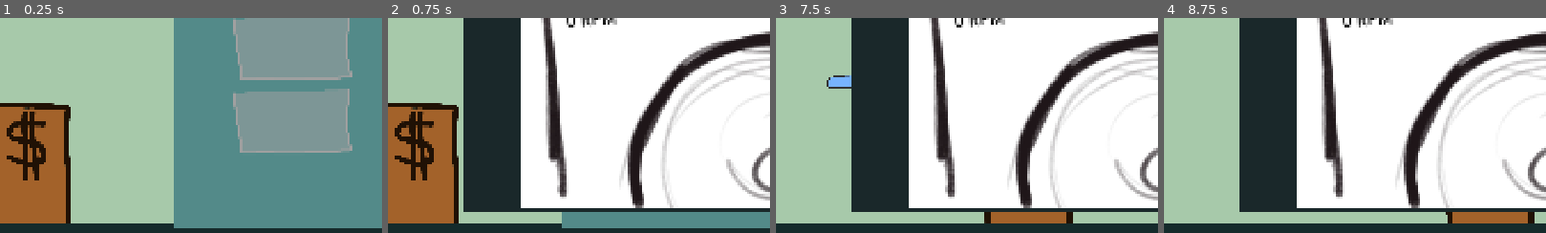
Above: before the commit, frames 1-4 (left to right).
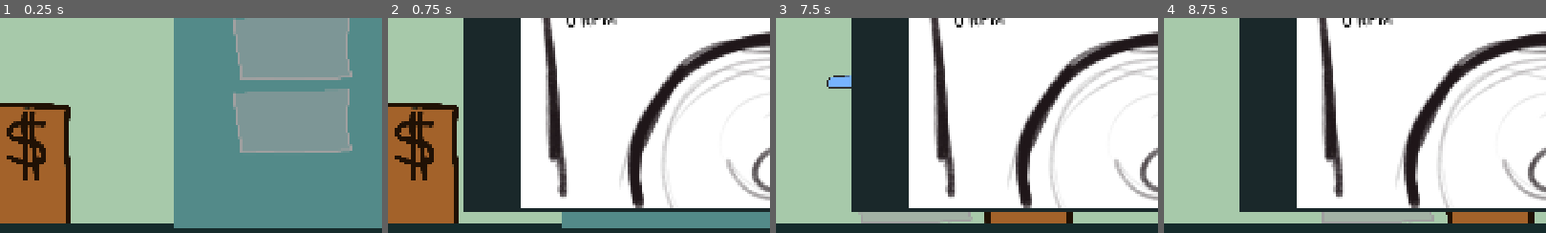
Above: after the commit, the same moments.

Repository: Scalamando/unslopping-machine
Game: Godot game, scene res://scenes/main.tscn
The game is run twice, just before and just after one commit, with the same random seed, the same clock (stepped at 60 frames per second) and the same inputs.
Inputs (mouse positions are % of the whole screen's width and height, from its top left):
- Up to frame 1 (0.25 s): no input
- Up to frame 2 (0.75 s): tap Enter at 0.5 s; drag from (69, 70) to (4, 78) at 0.52 s
- Up to frame 3 (7.5 s): click (24, 36) at 1.25 s; click (28, 36) at 2 s; click (32, 35) at 2.75 s; click (56, 38) at 3.5 s; click "S T A R T" at 4.25 s; tap Space at 5, 6.5 s; drag from (85, 70) to (4, 78) at 5.02 s; tap Enter at 5.75, 7.25 s; move the mouse to (60, 28) at 5.77 s; hold E (move_right_room) 5.78-6.5 s; click (60, 28) at 5.85 s; drag from (45, 70) to (69, 80) at 6.52 s; move the mouse to (80, 65) at 7.27 s; hold Q (move_left_room) from 7.28 s (still down); click (80, 65) at 7.35 s
- Up to frame 4 (8.75 s): release Q (move_left_room) at 8 s; drag from (20, 65) to (77, 57) at 8.02 s
The pictures show only the part of the screen within x 0-50%, y 50-100%; the shares and areas given below are measured in that part.

The runs differ from the first frame. In frame 3, 0.3% of the frame differs, in the area x 21-52%, y 90-96%; in frame 4, 0.3%, in the area x 41-71%, y 90-96%.

Commit message:
restructure main scene; add finished laundry basket

Diff:
--- a/scenes/main.tscn
+++ b/scenes/main.tscn
@@ -1,9 +1,8 @@
 [gd_scene format=3 uid="uid://dvo3ir3el2j44"]
 
-[ext_resource type="PackedScene" uid="uid://dwucql2syuxls" path="res://scenes/wasching_room.tscn" id="1_0wfyh"]
 [ext_resource type="PackedScene" uid="uid://fsgyhkw1fcjg" path="res://ui/main_ui.tscn" id="1_o5qli"]
 [ext_resource type="Script" uid="uid://bedr0dcnjakxq" path="res://scenes/main.gd" id="1_tbgi4"]
-[ext_resource type="PackedScene" uid="uid://wjafvpjq5ntv" path="res://scenes/reception.tscn" id="2_sugp2"]
+[ext_resource type="PackedScene" uid="uid://dnhqo1hwn6jpe" path="res://scenes/tresen.tscn" id="2_eb6dy"]
 [ext_resource type="Script" uid="uid://dmbn5b0p26ns5" path="res://scenes/camera_controller.gd" id="3_jyhfs"]
 [ext_resource type="PackedScene" uid="uid://b5f15rlxpihuc" path="res://entities/basket.tscn" id="5_ya4ey"]
 [ext_resource type="PackedScene" uid="uid://v0gnwt1i2wge" path="res://entities/washing_machine.tscn" id="6_tefeu"]
@@ -30,23 +29,89 @@
 [node name="Node2D" type="Node2D" unique_id=715033021]
 script = ExtResource("1_tbgi4")
 
-[node name="Reception" parent="." unique_id=1964710212 instance=ExtResource("2_sugp2")]
+[node name="Reception" type="Node2D" parent="." unique_id=1964710212]
 position = Vector2(-893, 0)
 
-[node name="WaschingRoom" parent="." unique_id=1269579874 instance=ExtResource("1_0wfyh")]
+[node name="Room" type="ColorRect" parent="Reception" unique_id=1873036716]
+offset_left = -830.0
+offset_top = -535.0
+offset_right = 370.0
+offset_bottom = 551.0
+mouse_filter = 2
+color = Color(0.65378743, 0.7867861, 0.66864306, 1)
+
+[node name="Floor" type="ColorRect" parent="Reception" unique_id=734092252]
+offset_left = -830.0
+offset_top = 519.0
+offset_right = 370.0
+offset_bottom = 551.0
+mouse_filter = 2
+color = Color(0.08235294, 0.16862746, 0.16862746, 1)
+
+[node name="Tresen" parent="Reception" unique_id=1285519101 instance=ExtResource("2_eb6dy")]
+position = Vector2(3, 519)
+
+[node name="Basket" parent="Reception" unique_id=1943162463 instance=ExtResource("5_ya4ey")]
+position = Vector2(-283, 435)
+scale = Vector2(1, 0.98702973)
+
+[node name="Label" type="Label" parent="Reception/Basket" unique_id=1068517104]
+offset_left = -33.0
+offset_top = 28.367939
+offset_right = 31.0
+offset_bottom = 52.683308
+text = "finished"
+
+[node name="WaschingRoom" type="Node2D" parent="." unique_id=1269579874]
 scale = Vector2(1, 1.0131407)
 
-[node name="WaschingMachine" parent="." unique_id=1667756517 instance=ExtResource("6_tefeu")]
-position = Vector2(358, 327)
+[node name="Room" type="ColorRect" parent="WaschingRoom" unique_id=460883760]
+offset_left = -523.0
+offset_top = -535.0
+offset_right = 960.0
+offset_bottom = 551.0
+mouse_filter = 2
+color = Color(0.32416314, 0.54268265, 0.53828967, 1)
 
-[node name="WaschingMachine" parent="WaschingMachine" unique_id=875701637 instance=ExtResource("6_tefeu")]
-position = Vector2(316, 0)
+[node name="Wall" type="ColorRect" parent="WaschingRoom" unique_id=1438566277]
+offset_left = -547.0
+offset_top = -535.0
+offset_right = -495.0
+offset_bottom = -229.0
+mouse_filter = 2
+color = Color(0.08150054, 0.16904393, 0.167573, 1)
 
-[node name="Basket" parent="WaschingMachine" unique_id=1943162463 instance=ExtResource("5_ya4ey")]
-position = Vector2(-577, -69)
+[node name="Floor" type="ColorRect" parent="WaschingRoom" unique_id=584946144]
+offset_left = -523.0
+offset_top = 519.0
+offset_right = 960.0
+offset_bottom = 551.0
+mouse_filter = 2
+color = Color(0.08235294, 0.16862746, 0.16862746, 1)
 
-[node name="Basket2" parent="WaschingMachine" unique_id=1589727789 instance=ExtResource("5_ya4ey")]
-position = Vector2(-577, -253)
+[node name="Wall2" type="ColorRect" parent="WaschingRoom" unique_id=1812011202]
+offset_left = 935.0
+offset_top = -535.0
+offset_right = 987.0
+offset_bottom = 551.0
+mouse_filter = 2
+color = Color(0.08150054, 0.16904393, 0.167573, 1)
+
+[node name="WaschingMachine2" parent="WaschingRoom" unique_id=875701637 instance=ExtResource("6_tefeu")]
+position = Vector2(674, 322.75873)
+scale = Vector2(1, 0.98702973)
+
+[node name="Basket" parent="WaschingRoom" unique_id=401637336 instance=ExtResource("5_ya4ey")]
+position = Vector2(-219, 254.65367)
+scale = Vector2(1, 0.98702973)
+
+[node name="Basket2" parent="WaschingRoom" unique_id=1589727789 instance=ExtResource("5_ya4ey")]
+position = Vector2(-219, 73.0402)
+scale = Vector2(1, 0.98702973)
+
+[node name="WaschingMachine" parent="WaschingRoom" unique_id=1667756517 instance=ExtResource("6_tefeu")]
+position = Vector2(358, 322.75873)
+scale = Vector2(1, 0.98702973)
 
 [node name="CustomerSpawner" type="Node2D" parent="." unique_id=1869433657]
 position = Vector2(-1321, 160)
--- a/scenes/reception.tscn
+++ /dev/null
@@ -1,24 +0,0 @@
-[gd_scene format=3 uid="uid://wjafvpjq5ntv"]
-
-[ext_resource type="PackedScene" uid="uid://dnhqo1hwn6jpe" path="res://scenes/tresen.tscn" id="1_hcyh5"]
-
-[node name="Reception" type="Node2D" unique_id=1964710212]
-
-[node name="Room" type="ColorRect" parent="." unique_id=1873036716]
-offset_left = -830.0
-offset_top = -535.0
-offset_right = 370.0
-offset_bottom = 551.0
-mouse_filter = 2
-color = Color(0.65378743, 0.7867861, 0.66864306, 1)
-
-[node name="Floor" type="ColorRect" parent="." unique_id=734092252]
-offset_left = -830.0
-offset_top = 519.0
-offset_right = 370.0
-offset_bottom = 551.0
-mouse_filter = 2
-color = Color(0.08235294, 0.16862746, 0.16862746, 1)
-
-[node name="Tresen" parent="." unique_id=1285519101 instance=ExtResource("1_hcyh5")]
-position = Vector2(3, 519)
--- a/scenes/wasching_room.tscn
+++ /dev/null
@@ -1,35 +0,0 @@
-[gd_scene format=3 uid="uid://dwucql2syuxls"]
-
-[node name="WaschingRoom" type="Node2D" unique_id=1269579874]
-
-[node name="Room" type="ColorRect" parent="." unique_id=460883760]
-offset_left = -523.0
-offset_top = -535.0
-offset_right = 960.0
-offset_bottom = 551.0
-mouse_filter = 2
-color = Color(0.32416314, 0.54268265, 0.53828967, 1)
-
-[node name="Wall" type="ColorRect" parent="." unique_id=1438566277]
-offset_left = -547.0
-offset_top = -535.0
-offset_right = -495.0
-offset_bottom = -229.0
-mouse_filter = 2
-color = Color(0.08150054, 0.16904393, 0.167573, 1)
-
-[node name="Floor" type="ColorRect" parent="." unique_id=584946144]
-offset_left = -523.0
-offset_top = 519.0
-offset_right = 960.0
-offset_bottom = 551.0
-mouse_filter = 2
-color = Color(0.08235294, 0.16862746, 0.16862746, 1)
-
-[node name="Wall2" type="ColorRect" parent="." unique_id=1812011202]
-offset_left = 935.0
-offset_top = -535.0
-offset_right = 987.0
-offset_bottom = 551.0
-mouse_filter = 2
-color = Color(0.08150054, 0.16904393, 0.167573, 1)
